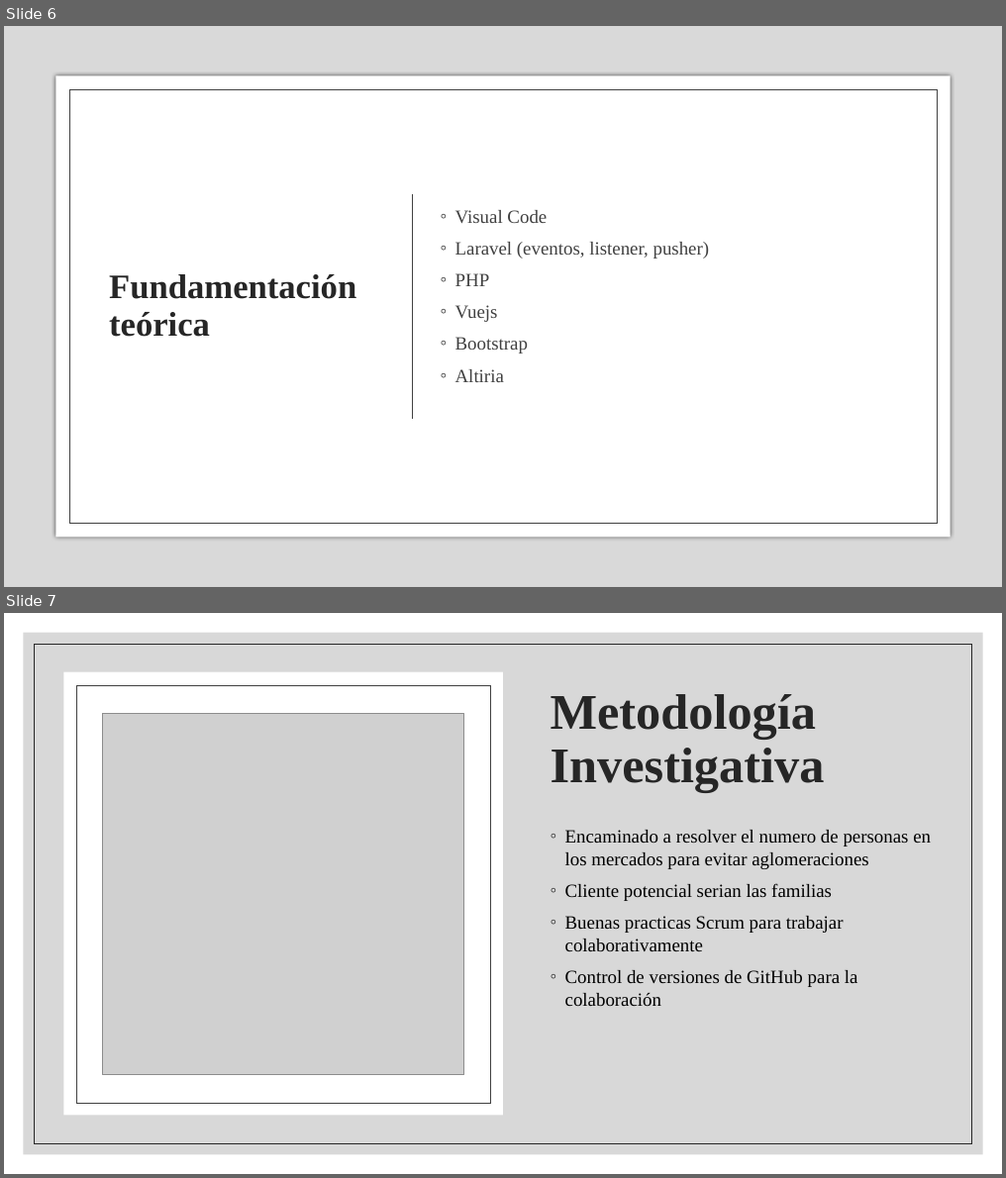
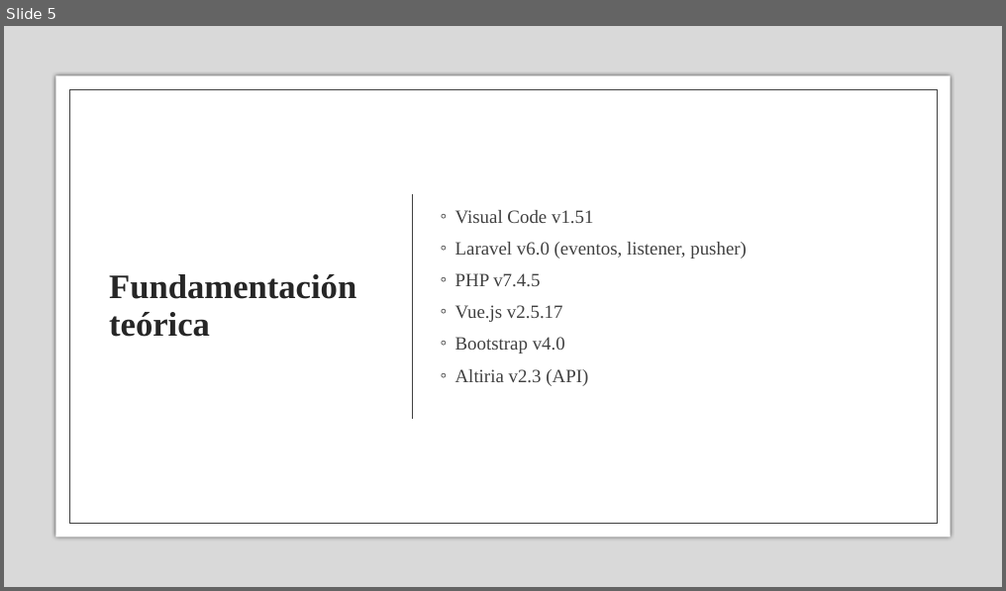
Before and after one commit to DanielIza97/TecTronik, a slide deck: Proyecto final.pptx. Shown one above the other, each under a label of ours: slides 6 and 7 before the commit, slide 5 after it. The pictures are 1006x1178 and 1006x591 pixels, drawn with LibreOffice and Linux fonts; fonts in the diff are those of the drawing; grey boxes stand for pictures. Boxes give left, top, right and bottom in pixels: in the first picture for what was removed or moved away, otherwise in the second. Text is boxed around its words. In the diff, an @@ line names an element or a change of style, - is before the commit and + after.

```diff
--- a/Proyecto final.pptx
+++ b/Proyecto final.pptx
@@ slide 7 removed at bbox=[4, 613, 1002, 1174], background #FFFFFF @@
@@ rectangle removed at bbox=[24, 633, 983, 1155] @@
@@ rectangle removed at bbox=[35, 644, 972, 1144] @@
@@ rectangle removed at bbox=[63, 672, 503, 1115] @@
@@ rectangle removed at bbox=[76, 686, 491, 1103] @@
@@ title removed at bbox=[550, 694, 825, 793] @@
-Metodología Investigativa
@@ picture removed at bbox=[103, 714, 464, 1075] @@
@@ text removed at bbox=[565, 830, 931, 1006] @@
-◦ Encaminado a resolver el numero de personas en los mercados para evitar aglomeraciones
-◦ Cliente potencial serian las familias
-◦ Buenas practicas Scrum para trabajar colaborativamente
-◦ Control de versiones de GitHub para la colaboración
@@ what was slide 6 is now slide 5 @@
@@ slide 5 changed as well @@
@@ text at bbox=[455, 210, 746, 386]: text changed @@
-◦ Visual Code
-◦ Laravel (eventos, listener, pusher)
-◦ PHP
-◦ Vuejs
-◦ Bootstrap
-◦ Altiria
+◦ Visual Code v1.51
+◦ Laravel v6.0 (eventos, listener, pusher)
+◦ PHP v7.4.5
+◦ Vue.js v2.5.17
+◦ Bootstrap v4.0
+◦ Altiria v2.3 (API)
```
Also in this commit, not shown: 4 other slides changed, 2 slides added, 1 other slide removed, 1 other file.
